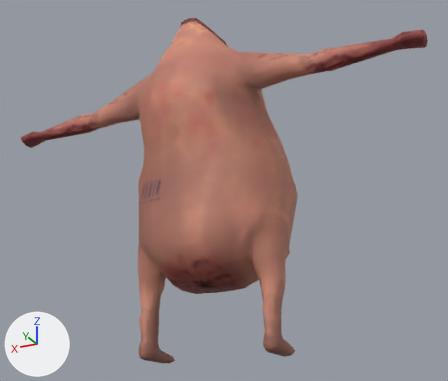
An edit to the FBX model Assets/Models/FatherBoss/fatherBossFight.fbx, drawn before and after from the same camera.
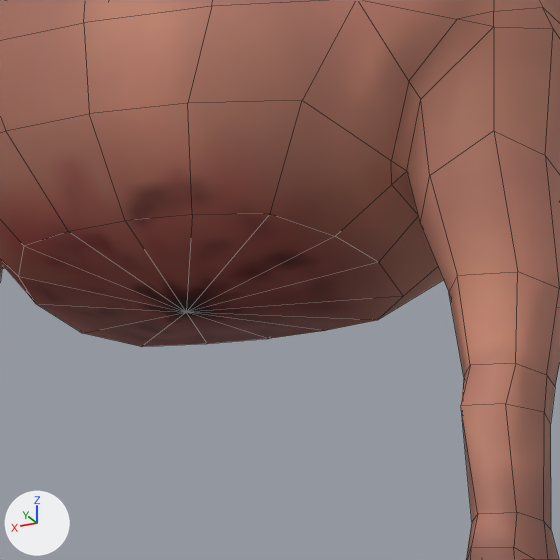
Each version appears first whole from a 50 mm lens placed at (-4.62, 8.8, -1.31), pointed at (-0.17, -0.1, 2.69), and next in a close-up on the part from 37% to 63% of the width and 58% to 89% of the height. Every picture has the same lights, and +X, +Y and +Z are marked at lower left. The close-ups show mesh edges as thin lines.
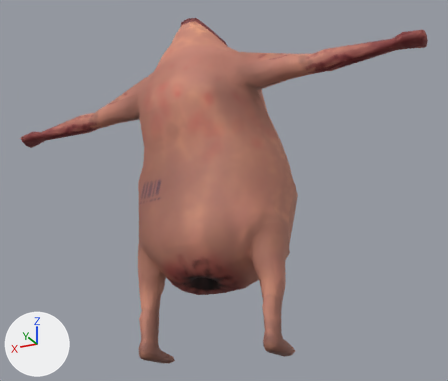
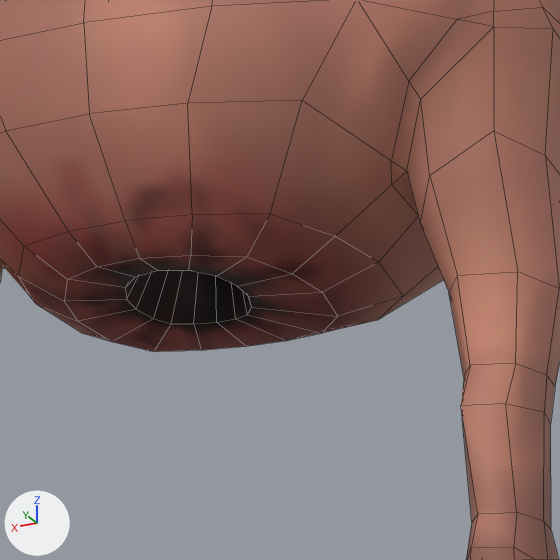
What changed in the scene script:
```text
Add img_fatherbosstexture_png_1:
    img_fatherbosstexture_png_1 = load_image('fatherBossTexture.png', '../Textures/fatherBossTexture.png', 256, 256, 'sRGB')
Change mat_material:
    mat_material.texture: img_fatherbosstexture_png -> img_fatherbosstexture_png_1
Change me_cube_001:
    used by ob_cube; location = (0.0, 0.0, 0.0)
    remove me_cube_001.from_pydata(...)  # 1159 vertices, 1203 faces; spans x -3.87..3.87, y -1.29..1.33, z -0.1..5.64
    add me_cube_001.from_pydata(...)  # 1222 vertices, 1252 faces; spans x -3.87..3.87, y -1.29..1.33, z -0.1..5.64
    me_cube_001 part 1
    1 vertex is removed from x 0.0, y 0.26, z 0.96
    16 faces are deleted
    64 vertices are added at x -0.47..0.47, y -0.18..0.58, z 0.93..1.35
    65 new faces join them
```

Where the change shows, as pixel boxes (x1, y1, x2, y2) in the close-ups (560 x 560 px):
'Cube', surface changed, reshaped (brown to grey): (0, 0, 560, 560) in both
part 1 of me_cube_001, built on: before (18, 214, 403, 347); after (18, 214, 403, 352)
